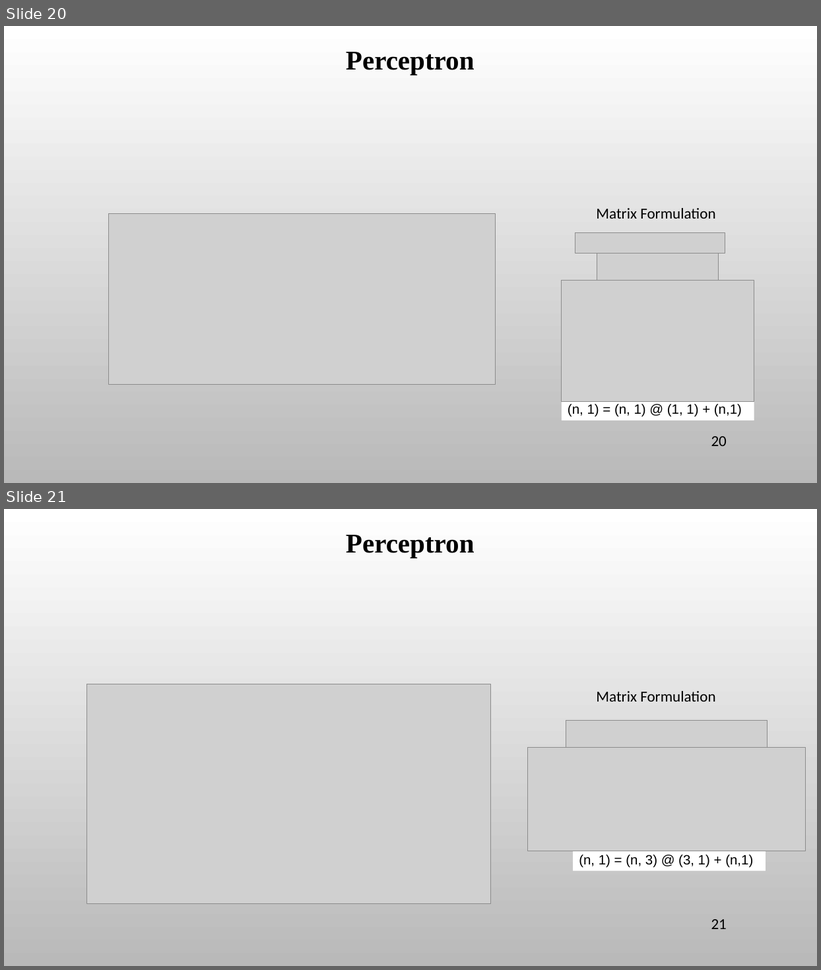
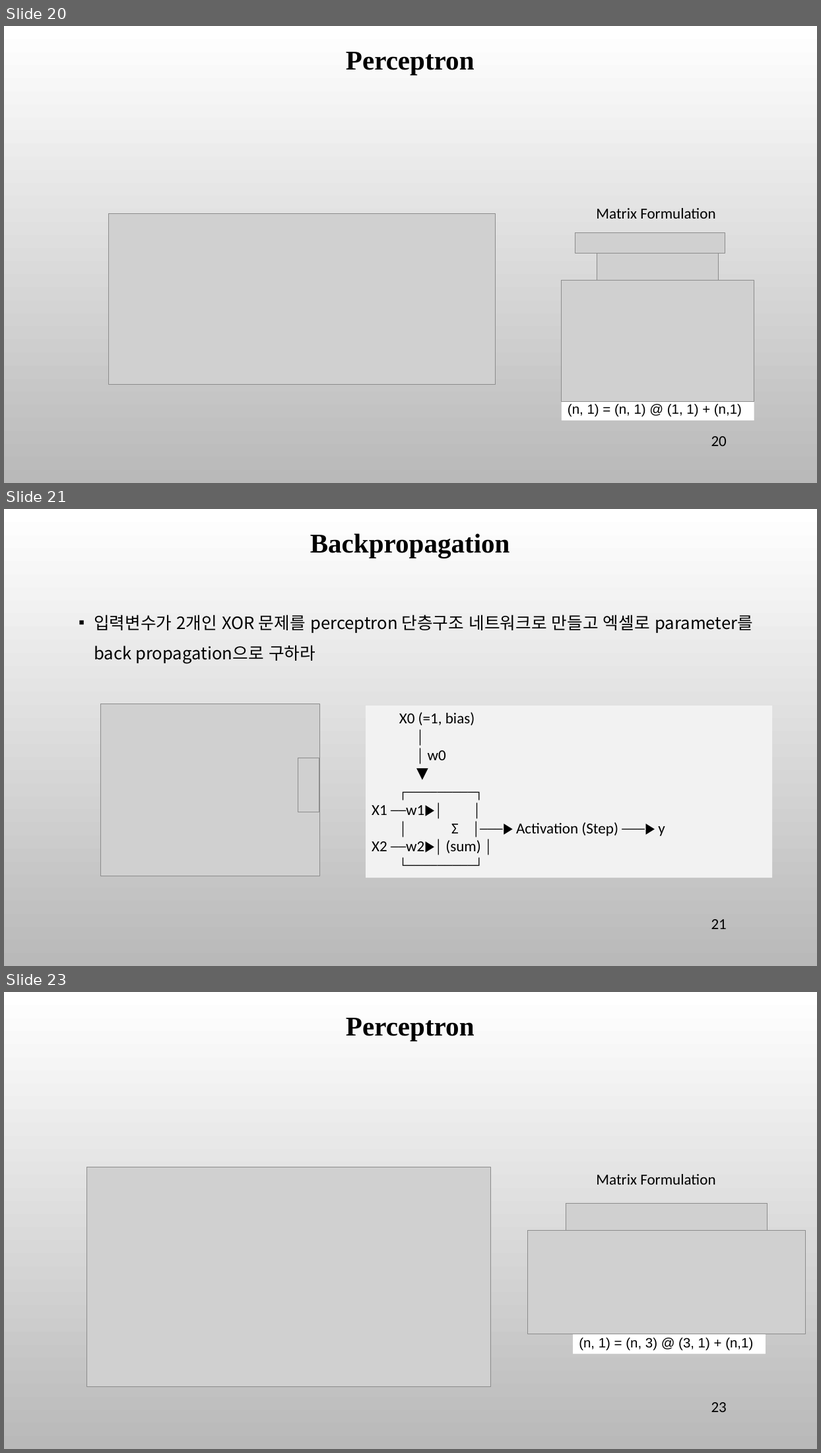
Before and after one commit to ancestor9/mathematics-for-machine-learning, a slide deck: 7_Applications of mathematics.pptx. Shown one above the other, each under a label of ours: slides 20 and 21 before the commit, slides 20, 21 and 23 after it; the slides between them are not shown. The pictures are 821x970 and 821x1453 pixels, drawn with LibreOffice and Linux fonts; fonts in the diff are those of the drawing; grey boxes stand for pictures; background and template pictures are left out. Boxes give left, top, right and bottom in pixels: in the first picture for what was removed or moved away, otherwise in the second. Text is boxed around its words. In the diff, an @@ line names an element or a change of style, - is before the commit and + after.

```diff
--- a/7_Applications of mathematics.pptx
+++ b/7_Applications of mathematics.pptx
@@ slide 21 added at (4,509,817,966), background picture (left out) @@
@@ text added at (310,533,510,558), 32 pt, text #000000, bold @@
+Backpropagation
@@ text added at (94,615,753,663), 20 pt, text #000000 @@
+▪ 입력변수가 2개인 XOR 문제를 perceptron 단층구조 네트워크로 만들고 엑셀로 parameter를 back propagation으로 구하라
@@ picture added at (101,704,320,877) @@
@@ rectangle added at (366,706,773,879), fill #F2F2F2, 18 pt, text #000000 @@
+X0 (=1, bias)
+│
+│ w0
+▼
+┌─────────┐
+X1 ──w1▶│ │
+│ Σ │───▶ Activation (Step) ───▶ y
+X2 ──w2▶│ (sum) │
+└─────────┘
@@ picture added at (298,758,319,812) @@
@@ page number added at (712,920,727,929), 18 pt, text #000000 @@
+21
@@ what was slide 21 is now slide 23 @@
@@ page number at (712,1403,727,1412): text changed @@
-21
+23
```
Also in this commit, not shown: 1 slide changed, 1 other slide added.
